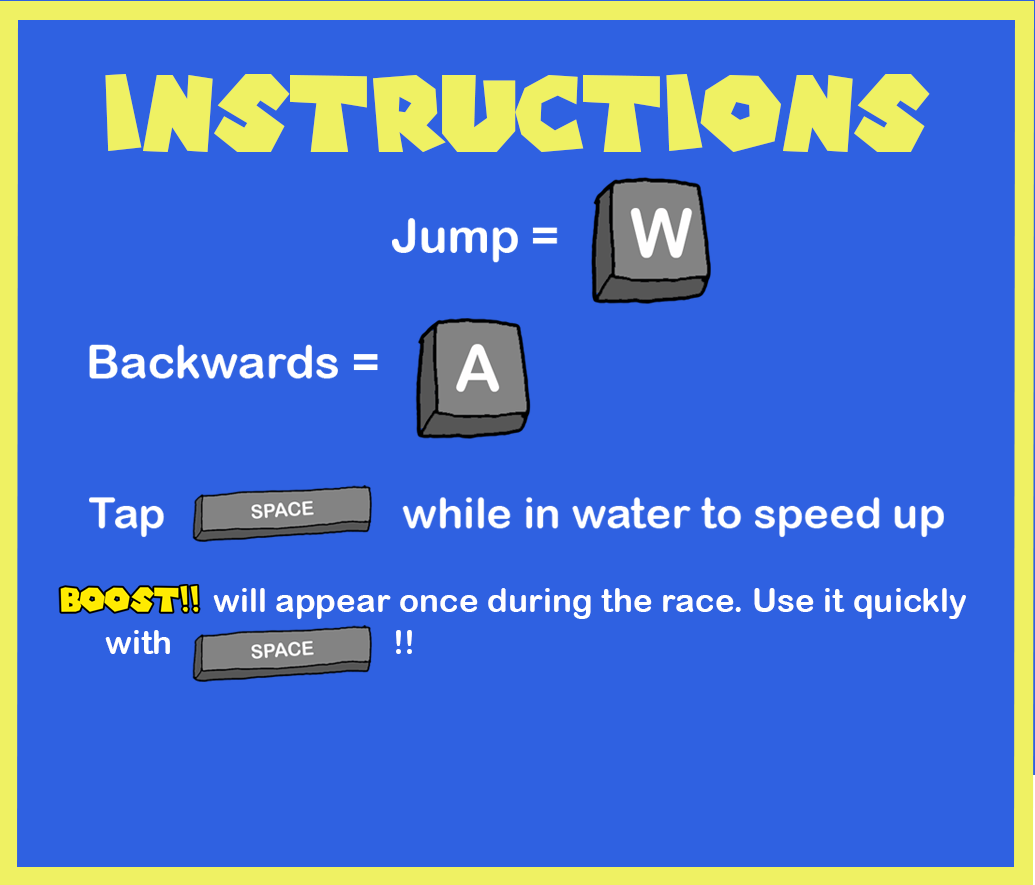
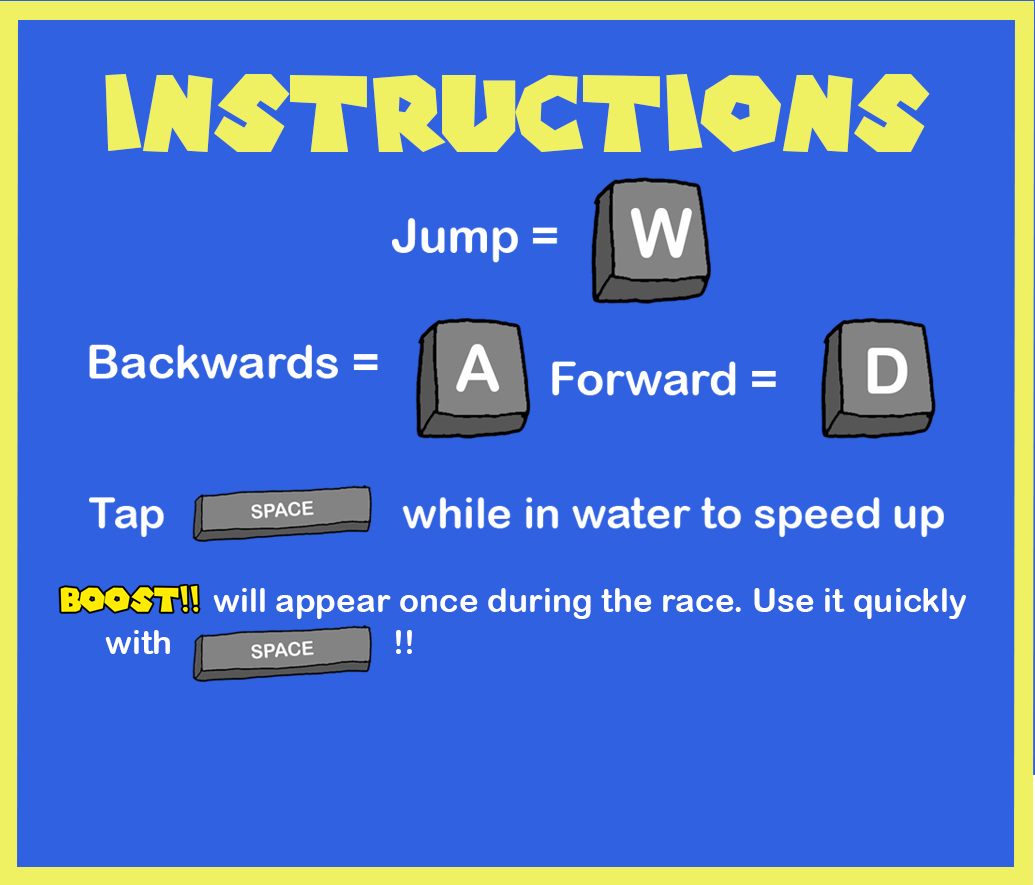
Before/after of a 1035px x 885px layered artwork. What changed in the layer stack:
showed "Forward =" over [552, 318, 936, 439]
